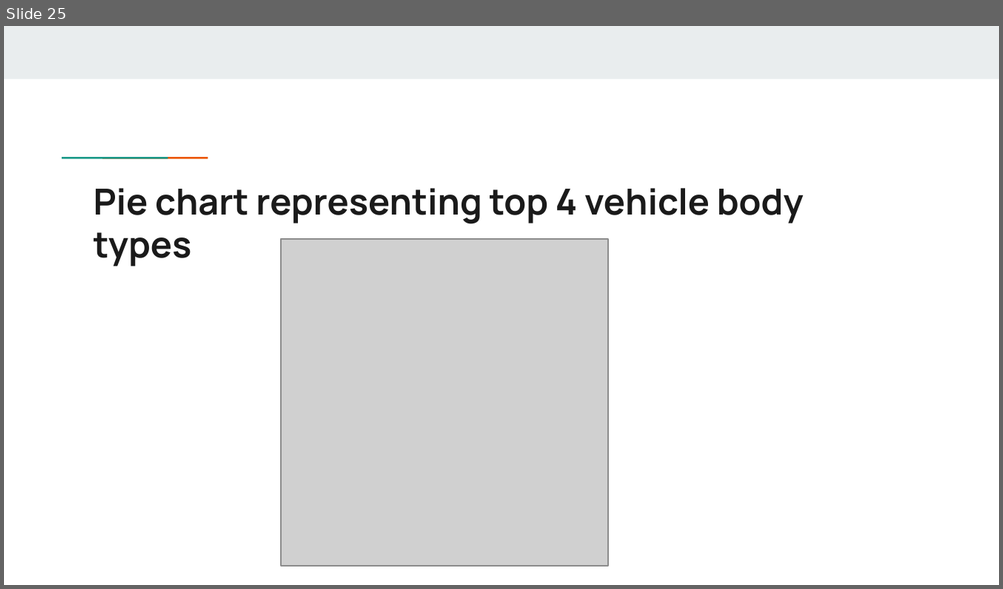
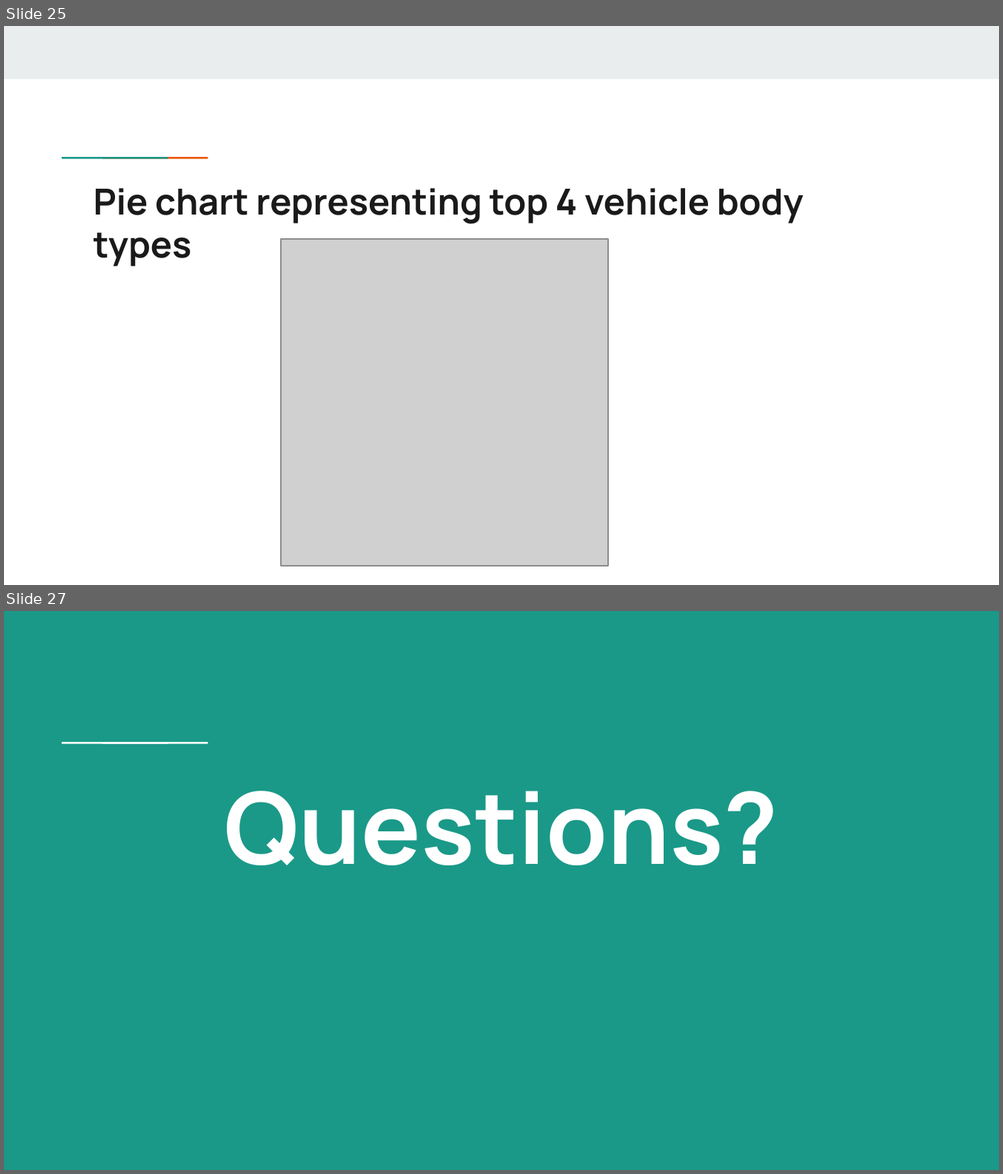
Before and after one commit to RyanAdamGonzalez1996/Project1, a slide deck: Project1_TrafficViolations.pptx. Shown one above the other, each under a label of ours: slide 25 before the commit, slides 25 and 27 after it; the slides between them are not shown. The pictures are 1003x589 and 1003x1174 pixels, drawn with LibreOffice and Linux fonts; fonts in the diff are those of the drawing; grey boxes stand for pictures. Boxes give left, top, right and bottom in pixels: in the first picture for what was removed or moved away, otherwise in the second. Text is boxed around its words. In the diff, an @@ line names an element or a change of style, - is before the commit and + after.

```diff
--- a/Project1_TrafficViolations.pptx
+++ b/Project1_TrafficViolations.pptx
@@ slide 27 added at [4,611,999,1170], background #1A9988 @@
@@ rectangle added at [94,741,135,745], fill #FFFFFF @@
@@ rectangle added at [134,741,175,745], fill #FFFFFF @@
@@ title added at [225,791,778,866], 72 pt, text #FFFFFF, bold @@
+Questions?
```
Also in this commit, not shown: 1 other slide added.
